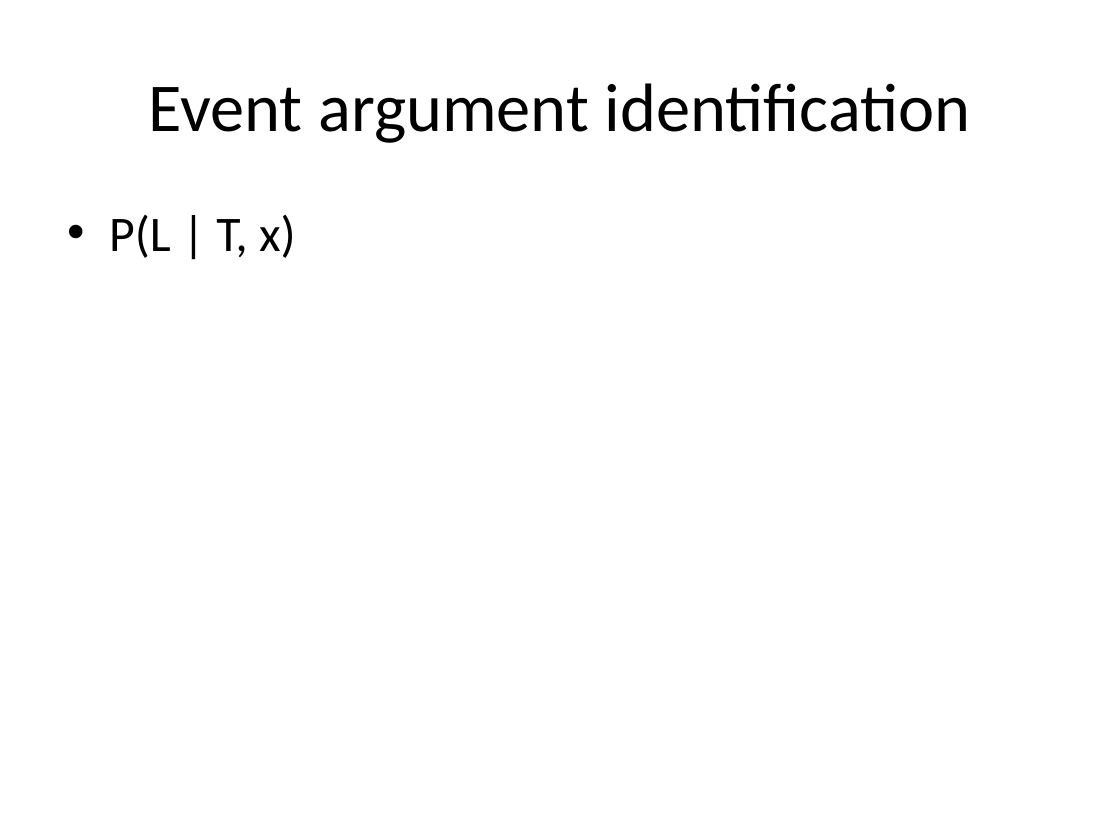
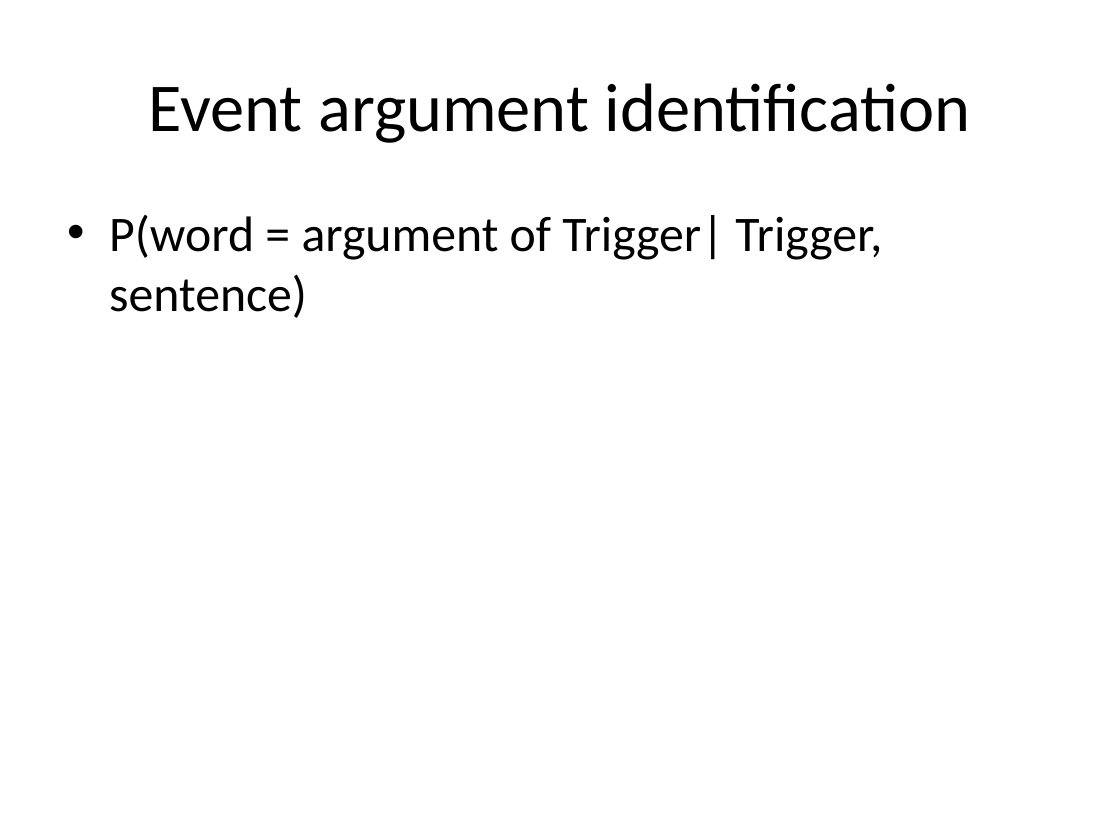
Before and after one commit to ajutscaria/CS224U, a slide deck: slide 15 of Presentation/Anubhai Philip Scaria.pptx (slide 10 before the commit). Drawn at 1120x840 pixels with LibreOffice and Linux fonts; fonts in the diff are those of the drawing. Boxes give left, top, right and bottom in pixels: in the first picture for what was removed or moved away, otherwise in the second. Text is boxed around its words. In the diff, an @@ line names an element or a change of style, - is before the commit and + after.

```diff
--- a/Presentation/Anubhai Philip Scaria.pptx
+++ b/Presentation/Anubhai Philip Scaria.pptx
@@ text at (109,215,882,318): text changed @@
-• P(L | T, x)
+• P(word = argument of Trigger| Trigger, sentence)
```
Also in this commit, not shown: 6 other slides changed, 9 slides added, 1 slide removed, 3 other files.
